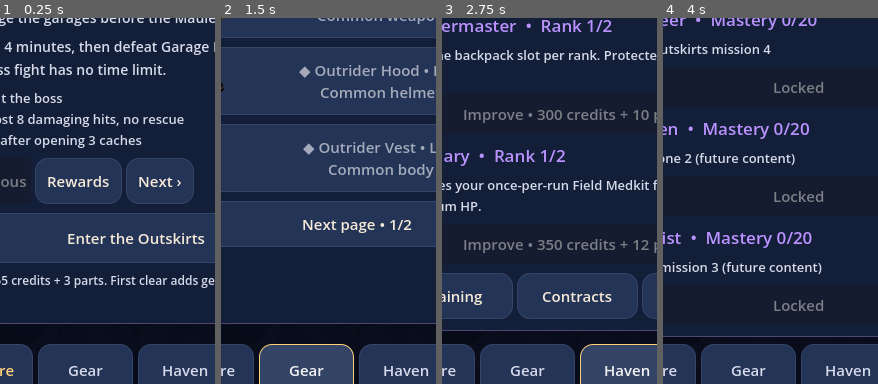
Above: before the commit, frames 1-4 (left to right).
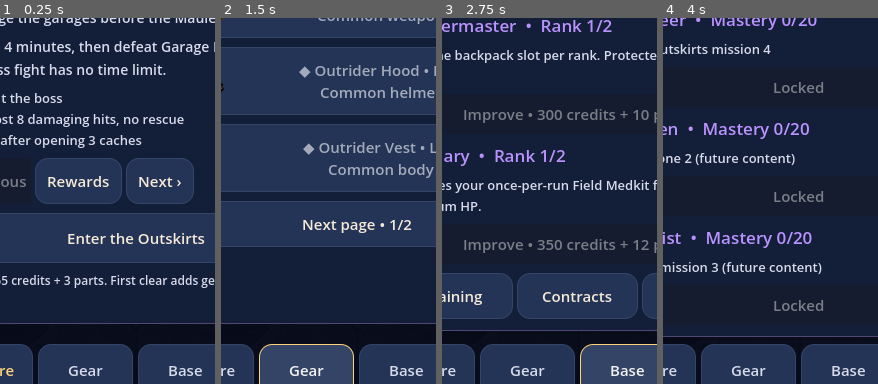
Above: after the commit, the same moments.

Repository: joshrice171723-creator/rice-puzzle-arcade
Game: Godot game, scene res://main.tscn
Same seed, same stepped clock (60 frames per second), same inputs: the game is played once before the commit and once after it.
Inputs (mouse positions are % of the whole screen's width and height, from its top left):
- Up to frame 1 (0.25 s): no input
- Up to frame 2 (1.5 s): click "Venture" at 0.5 s; click "Gear" at 1.25 s
- Up to frame 3 (2.75 s): click (62, 96) at 2 s, where only the run before the commit has a clickable "Haven"
- Up to frame 4 (4 s): click (62, 96) at 2.75 s, where only the run after the commit has a clickable "Base"; click "Class" at 3.5 s
The pictures show only the part of the screen within x 18-68%, y 48-98%; the shares and areas given below are measured in that part.

The runs differ from the first frame. In frame 1, 0.3% of the frame differs, in the area x 75-97%, y 95-98%; in frame 2, 0.3%; in frame 3, 0.3%; in frame 4, 0.3%.

Commit message:
feat(nightfall): rename Base tab and save simpler home concepts

Diff:
--- a/apps/nightfall-godot/haven_ui.gd
+++ b/apps/nightfall-godot/haven_ui.gd
@@ -78,7 +78,7 @@
 	navigation.size = Vector2(394, 52)
 	navigation.add_theme_constant_override("separation", 5)
 	add_child(navigation)
-	for entry in [["mission", "Venture"], ["gear", "Gear"], ["haven", "Haven"], ["class", "Class"]]:
+	for entry in [["mission", "Venture"], ["gear", "Gear"], ["haven", "Base"], ["class", "Class"]]:
 		var tab := button(entry[1], func(): page = entry[0]; selected_item = -1; confirmation = ""; message = ""; rebuild(), navigation)
 		tab.size_flags_horizontal = Control.SIZE_EXPAND_FILL
 	rebuild()
Not shown, changed: docs/nightfall/ART_DIRECTION.md
Not shown, changed: docs/nightfall/art-concepts/BEACONBOUND_PROMPTS.md
Not shown, added: docs/nightfall/art-concepts/nightfall-b-haven-base.png
Not shown, added: docs/nightfall/art-concepts/nightfall-b-simple-haven-gear.png
Not shown, added: docs/nightfall/art-concepts/nightfall-b-workshop-upgrade.png
